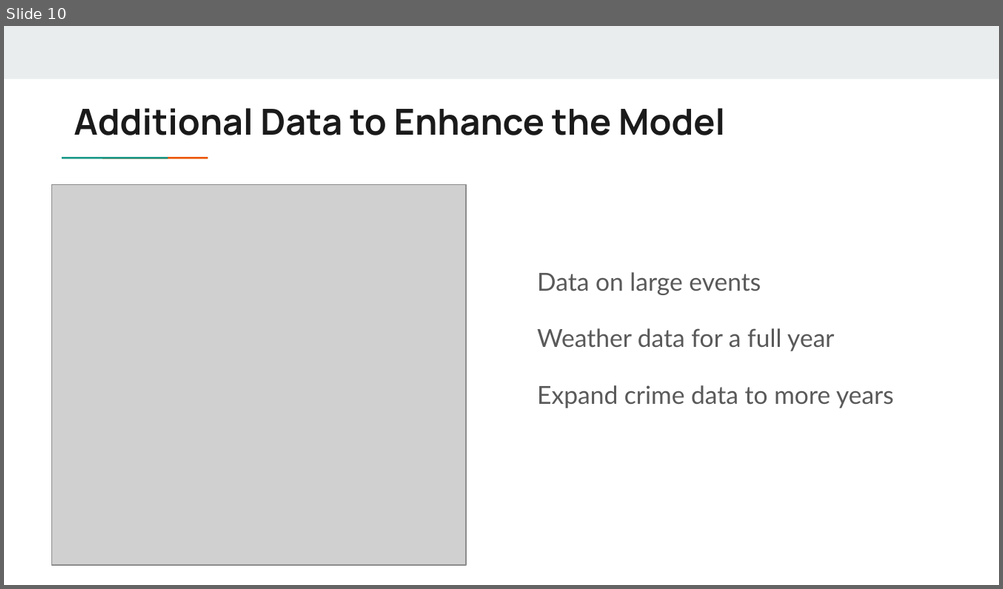
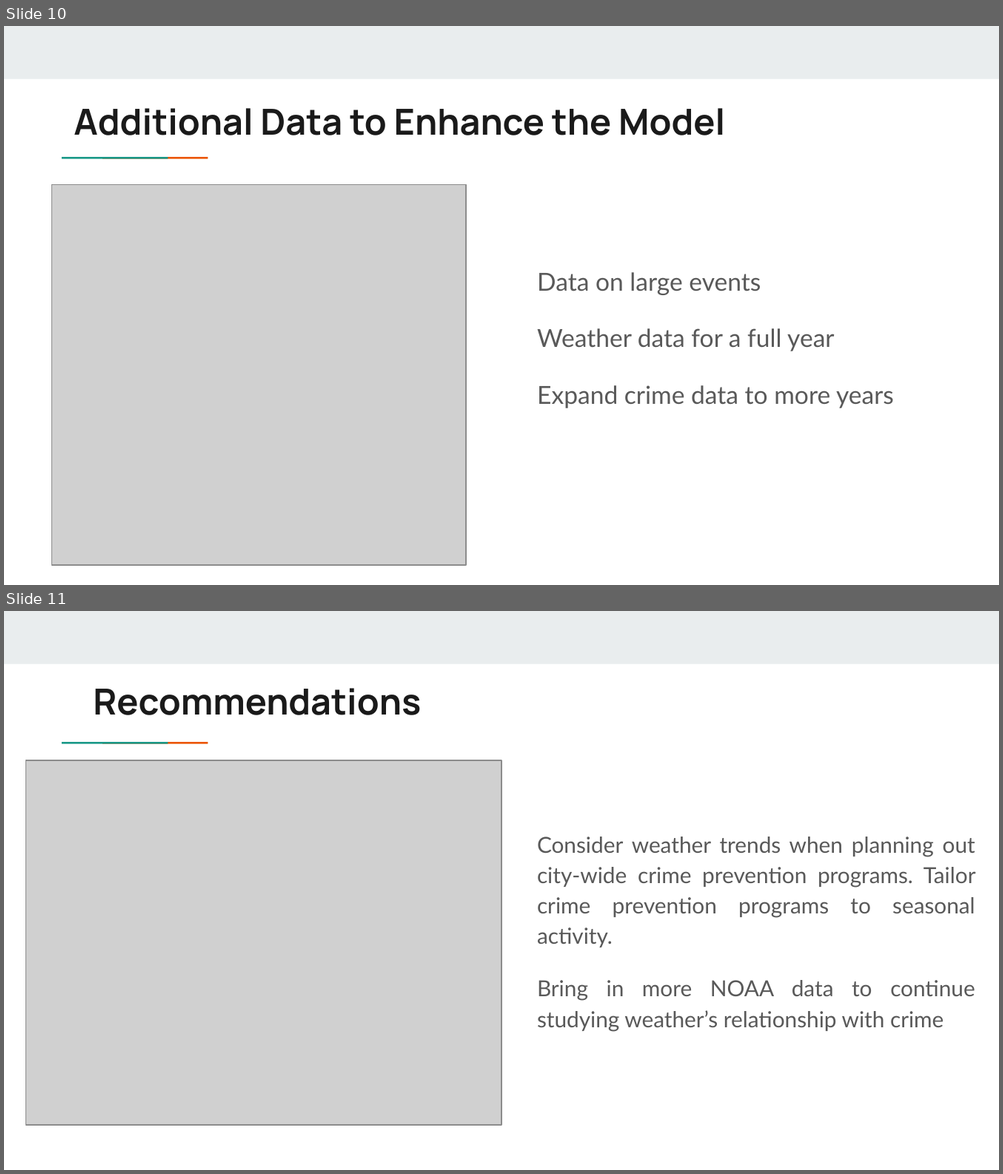
Before and after one commit to scarlett425/portfolio, a slide deck: Chicago Crime.pptx. Shown one above the other, each under a label of ours: slide 10 before the commit, slides 10 and 11 after it. The pictures are 1003x589 and 1003x1174 pixels, drawn with LibreOffice and Linux fonts; fonts in the diff are those of the drawing; grey boxes stand for pictures. Boxes give left, top, right and bottom in pixels: in the first picture for what was removed or moved away, otherwise in the second. Text is boxed around its words. In the diff, an @@ line names an element or a change of style, - is before the commit and + after.

Commit message:
Grad school predictive analysis - Chicago crime PPT

```diff
--- a/Chicago Crime.pptx
+++ b/Chicago Crime.pptx
@@ slide 11 added at [4,611,999,1170], background #FFFFFF; not listed: 3 template elements that a slide beside it also shows @@
@@ title added at [93,688,421,715], 26 pt, text #1A1A1A, bold @@
+Recommendations
@@ picture added at [26,760,501,1125] @@
@@ text added at [537,837,976,1032], 16 pt, text #595959 @@
+Consider weather trends when planning out city-wide crime prevention programs. Tailor crime prevention programs to seasonal activity.
+Bring in more NOAA data to continue studying weather’s relationship with crime
```
Also in this commit, not shown: 1 slide removed.
